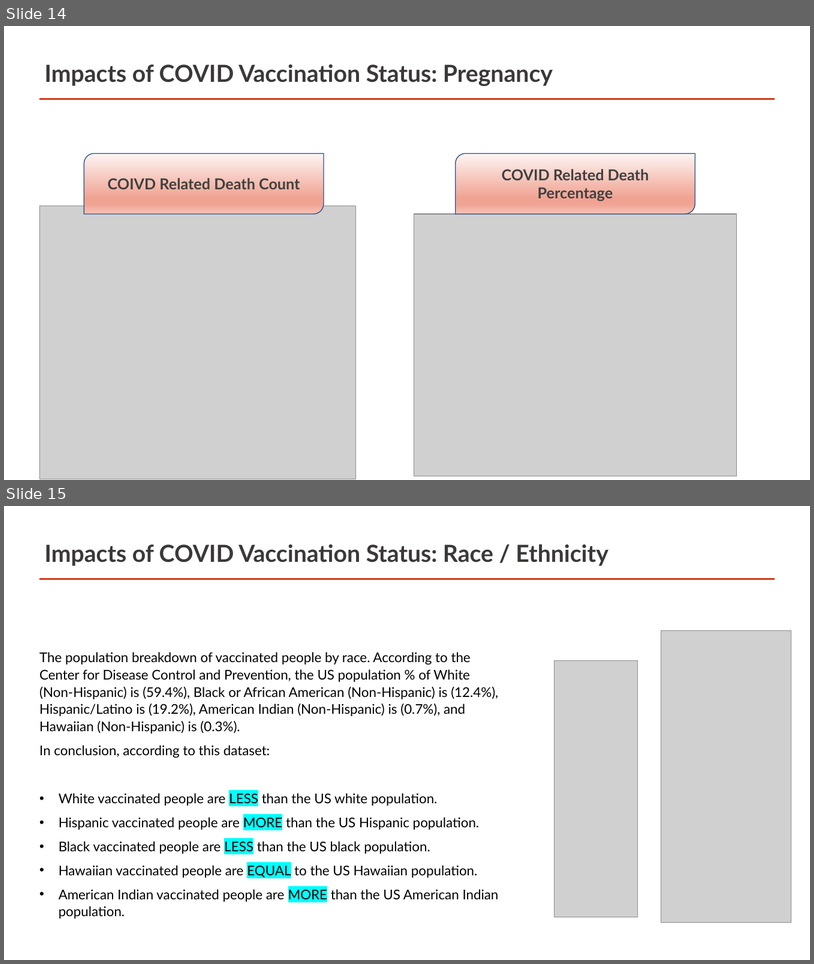
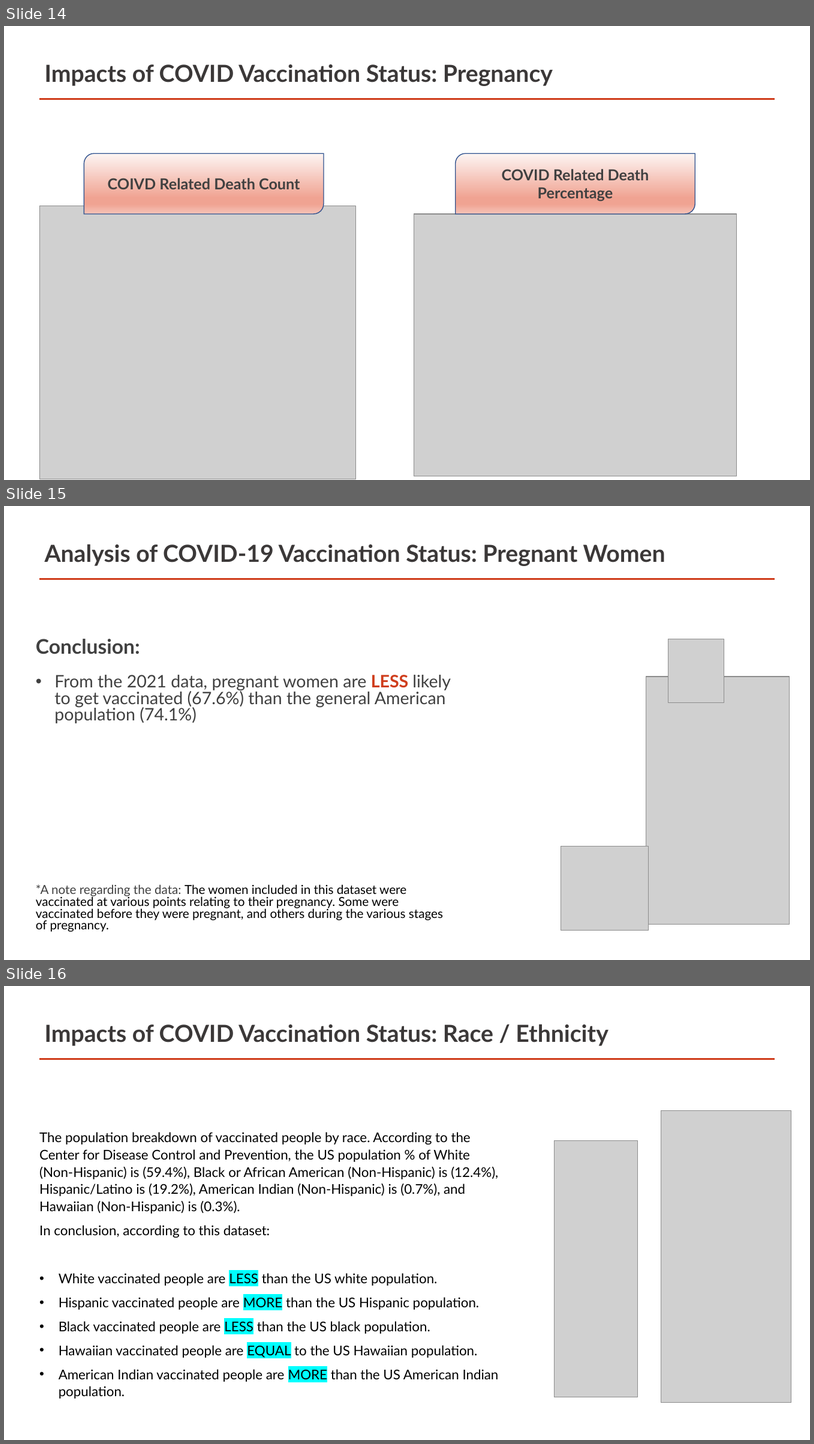
Before and after one commit to WayBurke/Project1-Group2, a slide deck: Impacts of COVID-19 Vaccination Status .pptx. Shown one above the other, each under a label of ours: slides 14 and 15 before the commit, slides 14, 15 and 16 after it. The pictures are 814x964 and 814x1444 pixels, drawn with LibreOffice and Linux fonts; fonts in the diff are those of the drawing; grey boxes stand for pictures; background and template pictures are left out. Boxes give left, top, right and bottom in pixels: in the first picture for what was removed or moved away, otherwise in the second. Text is boxed around its words. In the diff, an @@ line names an element or a change of style, - is before the commit and + after.

Commit message:
PowerPoint Update II

```diff
--- a/Impacts of COVID-19 Vaccination Status .pptx
+++ b/Impacts of COVID-19 Vaccination Status .pptx
@@ slide 15 added at box(4, 506, 810, 960), background #FFFFFF; not listed: 1 template element that a slide beside it also shows @@
@@ title added at box(45, 544, 666, 566), 28 pt, text #3B3838, bold @@
+Analysis of COVID-19 Vaccination Status: Pregnant Women
@@ text added at box(36, 639, 451, 931), 14.8 pt, text #000000 @@
+Conclusion:
+• From the 2021 data, pregnant women are LESS likely to get vaccinated (67.6%) than the general American population (74.1%)
+*A note regarding the data: The women included in this dataset were vaccinated at various points relating to their pregnancy. Some were vaccinated before they were pregnant, and others during the various stages of pregnancy.
@@ picture added at box(669, 639, 725, 702) @@
@@ picture added at box(647, 676, 791, 924) @@
@@ picture added at box(562, 846, 650, 930) @@
@@ what was slide 15 is now slide 16 @@
```
Also in this commit, not shown: 4 slides changed.
